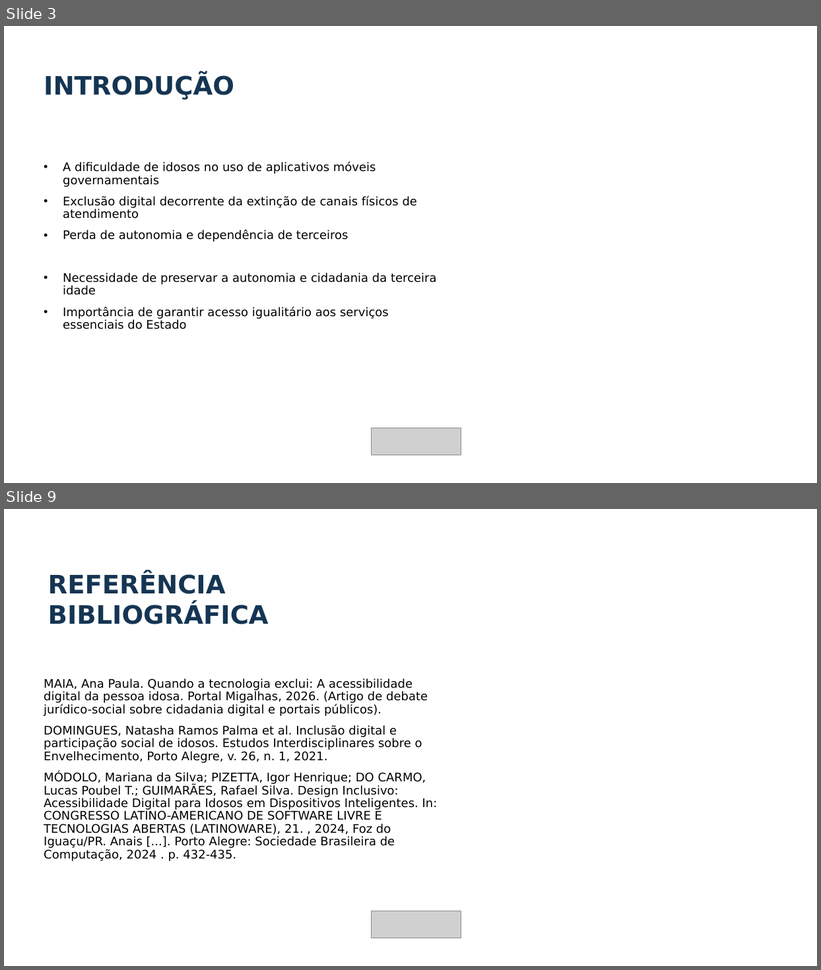
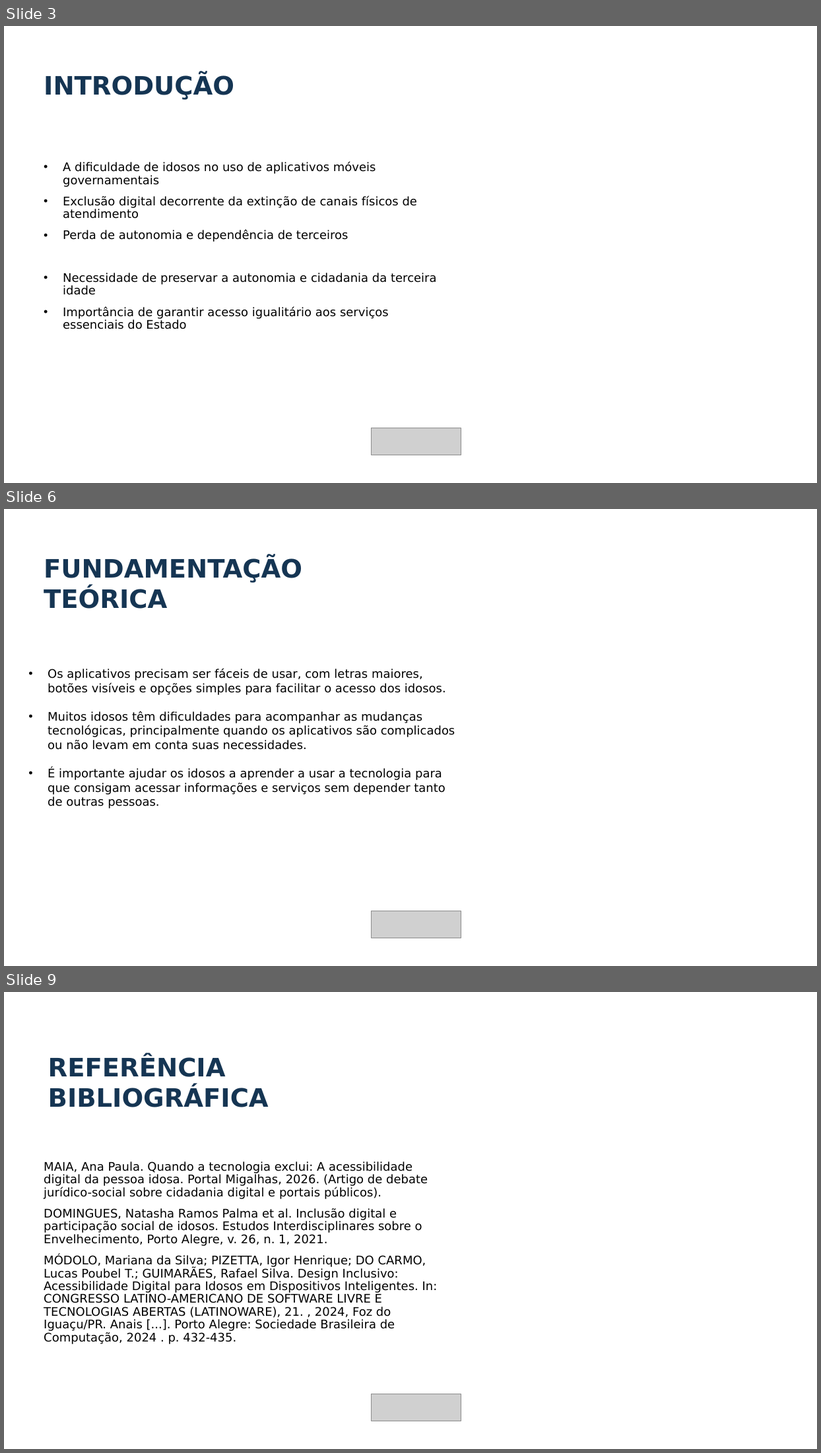
Before and after one commit to BrunoGCosta90/ProjetoDesignProfissional, a slide deck: Apresentação.pptx. Shown one above the other, each under a label of ours: slides 3 and 9 before the commit, slides 3, 6 and 9 after it; the slides between them are not shown. The pictures are 821x970 and 821x1453 pixels, drawn with LibreOffice and Linux fonts; fonts in the diff are those of the drawing; grey boxes stand for pictures; background and template pictures are left out. Boxes give left, top, right and bottom in pixels: in the first picture for what was removed or moved away, otherwise in the second. Text is boxed around its words. In the diff, an @@ line names an element or a change of style, - is before the commit and + after.

```diff
--- a/Apresentação.pptx
+++ b/Apresentação.pptx
@@ slide 6 added at (x1=4, y1=509, x2=817, y2=966), background picture (left out) @@
@@ text added at (x1=44, y1=559, x2=302, y2=609), 30 pt, text #153553, bold @@
+FUNDAMENTAÇÃO TEÓRICA
@@ text added at (x1=48, y1=669, x2=455, y2=809), 14 pt, text #000000 @@
+• Os aplicativos precisam ser fáceis de usar, com letras maiores, botões visíveis e opções simples para facilitar o acesso dos idosos.
+• Muitos idosos têm dificuldades para acompanhar as mudanças tecnológicas, principalmente quando os aplicativos são complicados ou não levam em conta suas necessidades.
+• É importante ajudar os idosos a aprender a usar a tecnologia para que consigam acessar informações e serviços sem depender tanto de outras pessoas.
@@ picture added at (x1=371, y1=912, x2=461, y2=939) @@
```
Also in this commit, not shown: 4 slides changed, 1 slide removed.
